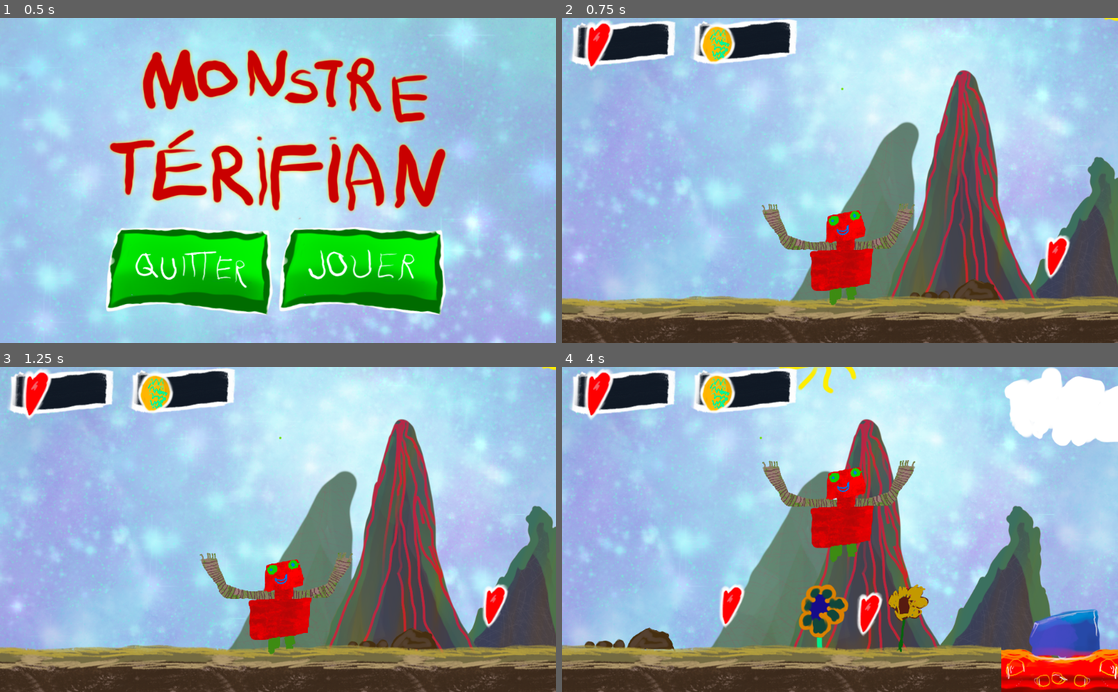
Above: before the commit, frames 1-4 (two rows, left to right).
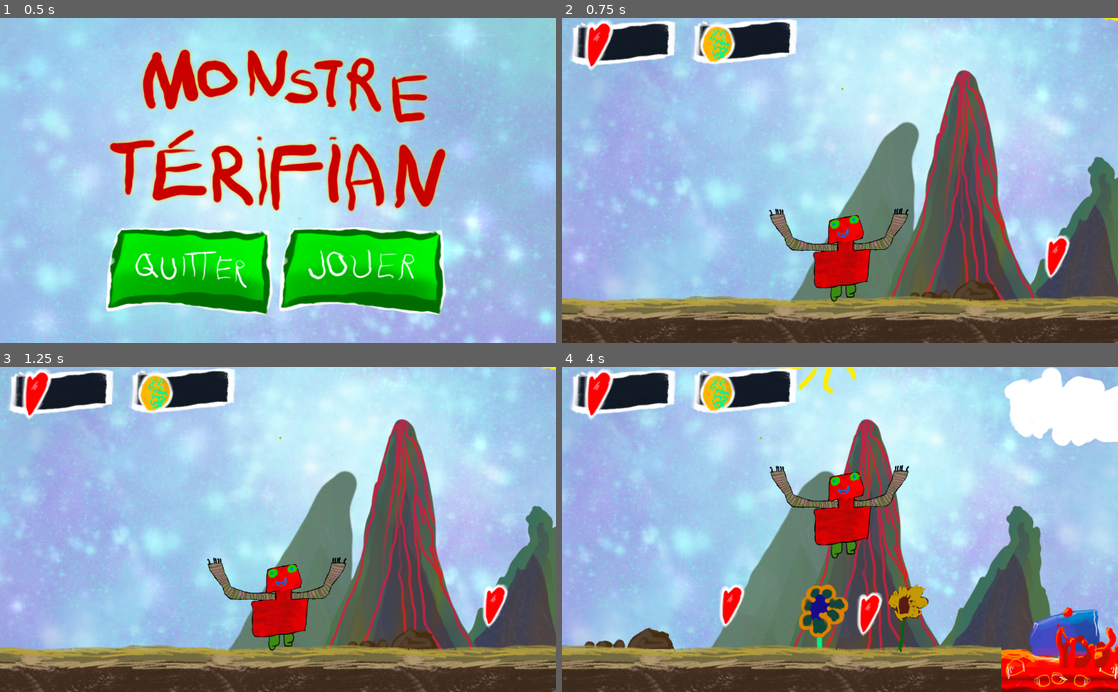
Above: after the commit, the same moments.

Repository: fistons/un-monstre-terrifiant
Game: Godot game, scene res://levels/main_menu.tscn
The game is run twice, just before and just after one commit, with the same random seed, the same clock (stepped at 60 frames per second) and the same inputs.
Inputs (mouse positions are in pixels of both pictures, inside the frame that each line leads up to):
- Up to frame 1 (0.5 s): no input
- Up to frame 2 (0.75 s): click (923, 271) at 0.5 s
- Up to frame 3 (1.25 s): no input
- Up to frame 4 (4 s): tap Enter at 1.25 s; hold D (right) 1.28-2.78 s; tap Space (jump) at 1.52, 2.27, 3.77 s; hold Q (left) 2.78-3.53 s; hold D (right) from 3.53 s (still down)

Frame 1 is identical in both runs. In frame 2, 1.7% of the frame differs, in the area x 35-64%, y 57-89%; in frame 3, 1.6%; in frame 4, 2.6%, in the area x 36-100%, y 28-93%.

Commit message:
Add lava bubbles

Diff:
--- a/levels/level1.tscn
+++ b/levels/level1.tscn
@@ -12,31 +12,34 @@
 [ext_resource path="res://props/heart.tscn" type="PackedScene" id=10]
 [ext_resource path="res://props/ice.tscn" type="PackedScene" id=11]
 [ext_resource path="res://props/ui/GUI.tscn" type="PackedScene" id=12]
+[ext_resource path="res://props/LavaBubble.tscn" type="PackedScene" id=13]
 
 [node name="Level" type="Node2D"]
 
 [node name="props" type="Node" parent="."]
 
-[node name="Flower" parent="props" instance=ExtResource( 3 )]
+[node name="flowers" type="Node" parent="props"]
+
+[node name="Flower" parent="props/flowers" instance=ExtResource( 3 )]
 position = Vector2( 1081.39, 464.404 )
 z_index = -5
 
-[node name="Flower2" parent="props" instance=ExtResource( 3 )]
+[node name="Flower2" parent="props/flowers" instance=ExtResource( 3 )]
 position = Vector2( 1784.22, 464.404 )
 z_index = -200
 
-[node name="Flower3" parent="props" instance=ExtResource( 3 )]
+[node name="Flower3" parent="props/flowers" instance=ExtResource( 3 )]
 position = Vector2( 3219.1, 226.363 )
 z_index = -5
 
-[node name="flower2" parent="props" instance=ExtResource( 4 )]
+[node name="flower2" parent="props/flowers" instance=ExtResource( 4 )]
 position = Vector2( 1237.79, 464.404 )
 
-[node name="flower3" parent="props" instance=ExtResource( 4 )]
+[node name="flower3" parent="props/flowers" instance=ExtResource( 4 )]
 position = Vector2( 2036.91, 464.404 )
 z_index = 200
 
-[node name="flower4" parent="props" instance=ExtResource( 4 )]
+[node name="flower4" parent="props/flowers" instance=ExtResource( 4 )]
 position = Vector2( 2628.67, 373.13 )
 
 [node name="cloud" parent="props" instance=ExtResource( 5 )]
@@ -98,6 +101,12 @@
 position = Vector2( 1524.78, 499.113 )
 z_index = -50
 
+[node name="misc" type="Node" parent="props"]
+
+[node name="LavaBubble" parent="props/misc" instance=ExtResource( 13 )]
+position = Vector2( 1564.49, 499.113 )
+z_index = 3
+
 [node name="Player" parent="." instance=ExtResource( 2 )]
 position = Vector2( 511, 299 )
 z_index = 1
--- /dev/null
+++ b/props/LavaBubble.tscn
@@ -0,0 +1,43 @@
+[gd_scene load_steps=8 format=2]
+
+[ext_resource path="res://gfx/SpriteSheets/SpriteLavaBubble112x144.png" type="Texture" id=1]
+
+[sub_resource type="AtlasTexture" id=1]
+flags = 4
+atlas = ExtResource( 1 )
+region = Rect2( 0, 0, 144, 112 )
+
+[sub_resource type="AtlasTexture" id=2]
+flags = 4
+atlas = ExtResource( 1 )
+region = Rect2( 144, 0, 144, 112 )
+
+[sub_resource type="AtlasTexture" id=3]
+flags = 4
+atlas = ExtResource( 1 )
+region = Rect2( 288, 0, 144, 112 )
+
+[sub_resource type="AtlasTexture" id=4]
+flags = 4
+atlas = ExtResource( 1 )
+region = Rect2( 432, 0, 144, 112 )
+
+[sub_resource type="AtlasTexture" id=5]
+flags = 4
+atlas = ExtResource( 1 )
+region = Rect2( 576, 0, 144, 112 )
+
+[sub_resource type="SpriteFrames" id=6]
+animations = [ {
+"frames": [ SubResource( 1 ), SubResource( 2 ), SubResource( 3 ), SubResource( 4 ), SubResource( 5 ) ],
+"loop": true,
+"name": "default",
+"speed": 5.0
+} ]
+
+[node name="LavaBubble" type="Node2D"]
+
+[node name="AnimatedSprite" type="AnimatedSprite" parent="."]
+frames = SubResource( 6 )
+frame = 1
+playing = true
--- a/props/ice.gd
+++ b/props/ice.gd
@@ -6,5 +6,5 @@
 		$AnimationPlayer.play("down")
 
 
-func _on_Area2D_body_exited(body):
+func _on_Area2D_body_exited(_body):
 	$AnimationPlayer.play_backwards("down")
Not shown, changed: export_presets.cfg
Binary file added: gfx/SpriteSheets/SpriteLavaBubble112x144.png
Not shown, added: gfx/SpriteSheets/SpriteLavaBubble112x144.png.import
Binary file changed: gfx/monster.png
Not shown: 1 places in levels/level1.tscn that only renumber resources
